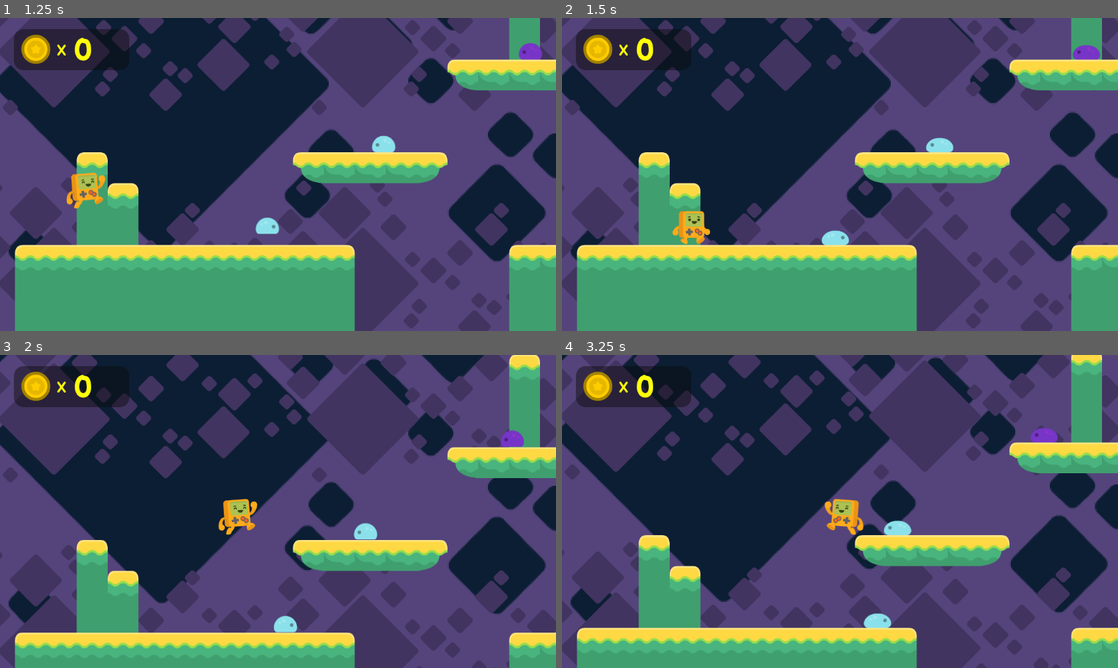
Above: before the commit, frames 1-4 (two rows, left to right).
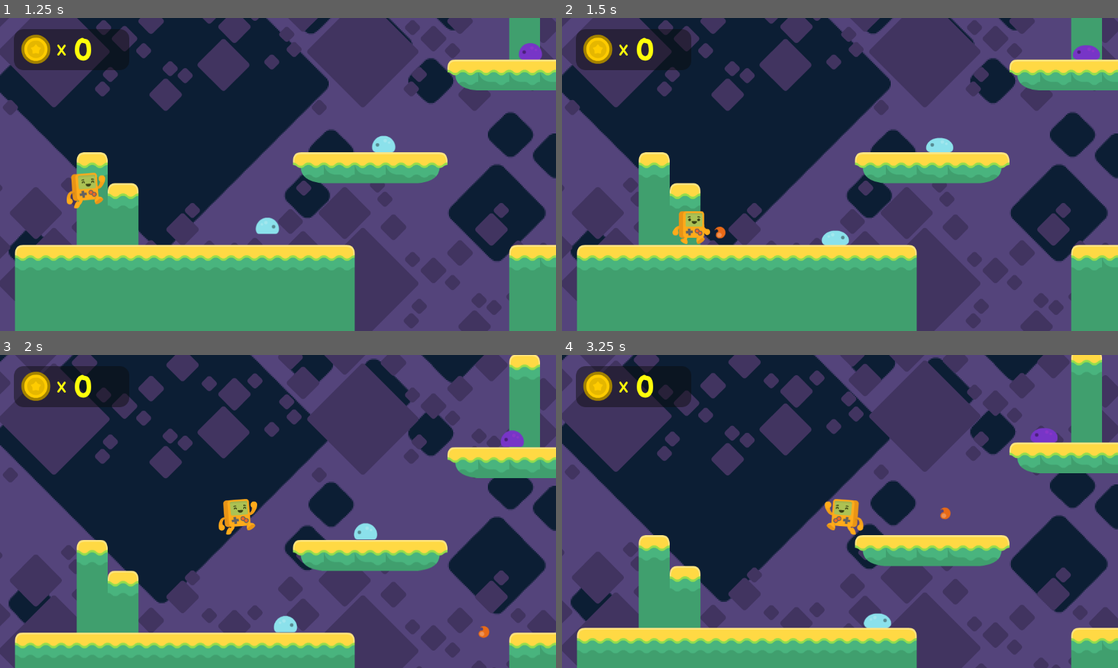
Above: after the commit, the same moments.

Repository: amazing79/platfomr_game_tutorial_with_godot
Game: Godot game, scene res://assets/scenes/GameScreens/main_screen.tscn
The game is run twice, just before and just after one commit, with the same random seed, the same clock (stepped at 60 frames per second) and the same inputs.
Inputs:
- Up to frame 1 (1.25 s): click "Play!" at 0.5 s
- Up to frame 2 (1.5 s): hold D (right) from 1.28 s (still down); tap F (fire, bound only after the commit) at 1.35 s
- Up to frame 3 (2 s): keep holding D (right); tap Space (jump) at 1.52 s
- Up to frame 4 (3.25 s): tap Shift (run) at 2.1 s; tap Space (jump) at 2.27 s; tap F (fire, bound only after the commit) at 2.3, 2.85 s; release D (right) at 2.78 s; hold A (left) from 2.78 s (still down)

Frame 1 is identical in both runs. In frame 2, less than 0.1% of the frame differs, in the area x 27-30%, y 66-71%; in frame 3, less than 0.1%; in frame 4, 0.3%, in the area x 57-70%, y 48-58%.

Commit message:
Finish Part 19
Adding fireballs and bouncing effect.
Adding sound and direction.
Removing fireballs when is not visible anymore

Diff:
--- a/assets/scenes/entities/enemies/enemy.gd
+++ b/assets/scenes/entities/enemies/enemy.gd
@@ -31,17 +31,21 @@
 
 
 func _on_top_checker_body_entered(body: Node2D) -> void:
-	$SquashSound.play()
-	$EnemySprite.play("squashed")
-	$Remove_timer.start()
-	$Hurt_checker.set_collision_mask_value(1, false)
-	#body for now is Steve
-	walk_speed = 0
-	body.rebound()
+	if body.name == "Steve":
+		$SquashSound.play()
+		$EnemySprite.play("squashed")
+		$Remove_timer.start()
+		$Hurt_checker.set_collision_mask_value(1, false)
+		body.rebound()
+		walk_speed = 0
+
 
 func _on_remove_timer_timeout() -> void:
 	call_deferred("queue_free")
 
 
 func _on_hurt_checker_body_entered(body: Node2D) -> void:
-	body.take_damege(position.x) # Replace with function body.
+	if body.name == "Steve":
+		body.take_damege(position.x) # Replace with function body.
+	else:
+		queue_free()
--- /dev/null
+++ b/assets/scenes/entities/fireball/fireball.gd
@@ -0,0 +1,22 @@
+extends CharacterBody2D
+
+const SPEED :float = 40.0
+const REBOUND :float = -300.0
+const GRAVITY : float = 20.0
+var direction = 1
+
+func _ready() -> void:
+	$FireSound.play()
+
+func _physics_process(_delta: float) -> void:
+	if is_on_floor():
+		velocity.y += REBOUND
+	else:
+		velocity.y += GRAVITY
+	velocity.x +=  SPEED *  direction
+	$Sprite2D.rotation_degrees += 25  * direction
+	move_and_slide()
+
+
+func _on_visible_on_screen_notifier_2d_screen_exited() -> void:
+	queue_free() # Replace with function body.
--- /dev/null
+++ b/assets/scenes/entities/fireball/fireball.tscn
@@ -0,0 +1,29 @@
+[gd_scene load_steps=5 format=3 uid="uid://bo27abanqbdib"]
+
+[ext_resource type="Texture2D" uid="uid://bta7yok3evv8e" path="res://assets/sprites/projectiles/fireball.png" id="1_1x1u5"]
+[ext_resource type="Script" uid="uid://cdgo87vgo8qir" path="res://assets/scenes/entities/fireball/fireball.gd" id="1_5ic8k"]
+[ext_resource type="AudioStream" uid="uid://bypimbxmmu64n" path="res://assets/sounds/sounds/minimize_001.ogg" id="3_aurfk"]
+
+[sub_resource type="CircleShape2D" id="CircleShape2D_5ic8k"]
+radius = 12.0
+
+[node name="Fireball" type="CharacterBody2D"]
+collision_layer = 32
+collision_mask = 2
+script = ExtResource("1_5ic8k")
+
+[node name="Sprite2D" type="Sprite2D" parent="."]
+texture = ExtResource("1_1x1u5")
+
+[node name="CollisionShape2D" type="CollisionShape2D" parent="."]
+shape = SubResource("CircleShape2D_5ic8k")
+
+[node name="VisibleOnScreenNotifier2D" type="VisibleOnScreenNotifier2D" parent="."]
+rect = Rect2(-190, -83, 379, 171)
+
+[node name="FireSound" type="AudioStreamPlayer2D" parent="."]
+stream = ExtResource("3_aurfk")
+volume_db = -20.0
+pitch_scale = 0.8
+
+[connection signal="screen_exited" from="VisibleOnScreenNotifier2D" to="." method="_on_visible_on_screen_notifier_2d_screen_exited"]
--- a/assets/scenes/entities/player/steve.gd
+++ b/assets/scenes/entities/player/steve.gd
@@ -13,6 +13,7 @@
 @export var speed : float = 450.0
 @export var jump_velocity : float = -650.0
 
+const fireball = preload("res://assets/scenes/entities/fireball/fireball.tscn")
 const PUSH_FORCE : float = 250.0
 const ACCELARATION : float = 1.5
 var actual: State = State.IDLE
@@ -48,6 +49,9 @@
 	if Input.is_action_just_pressed("jump") and is_on_floor():
 		velocity.y = jump_velocity
 		$JumpSound.play()
+
+	if Input.is_action_just_pressed("fire"):
+		shot_fireball(flip)
 
 	if Input.is_action_pressed("run"):
 		accelerate = true
@@ -121,3 +125,11 @@
 	set_collision_mask_value(5, true)
 	self.modulate = color_original
 	speed = speed_original
+
+func shot_fireball(left: bool) -> void:
+	var ball = fireball.instantiate()
+	var dir = -1 if left else 1
+	ball.direction = dir
+	ball.position.x =  (40 * dir)
+	ball.position.y = 15
+	self.add_child(ball)
--- a/project.godot
+++ b/project.godot
@@ -51,6 +51,11 @@
 "events": [Object(InputEventKey,"resource_local_to_scene":false,"resource_name":"","device":-1,"window_id":0,"alt_press …(195 unchanged characters)…
 ]
 }
+fire={
+"deadzone": 0.2,
+"events": [Object(InputEventKey,"resource_local_to_scene":false,"resource_name":"","device":-1,"window_id":0,"alt_pressed":false,"shift_pressed":false,"ctrl_pressed":false,"meta_pressed":false,"pressed":false,"keycode":0,"physical_keycode":70,"key_label":0,"unicode":102,"location":0,"echo":false,"script":null)
+]
+}
 
 [layer_names]
 
Not shown, added: assets/scenes/entities/fireball/fireball.gd.uid
Binary file added: assets/sprites/projectiles/fireball.png
Not shown, added: assets/sprites/projectiles/fireball.png.import
